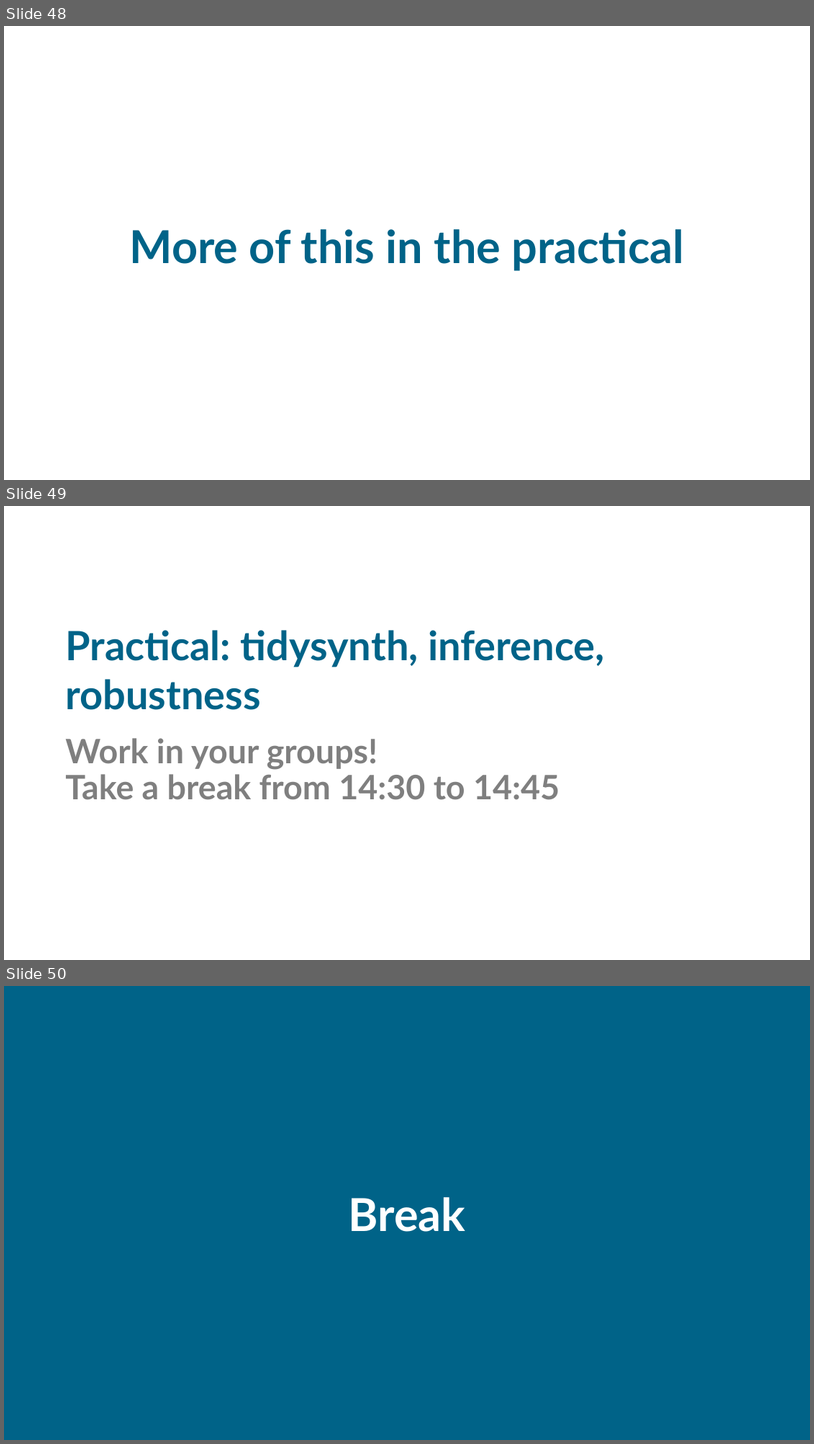
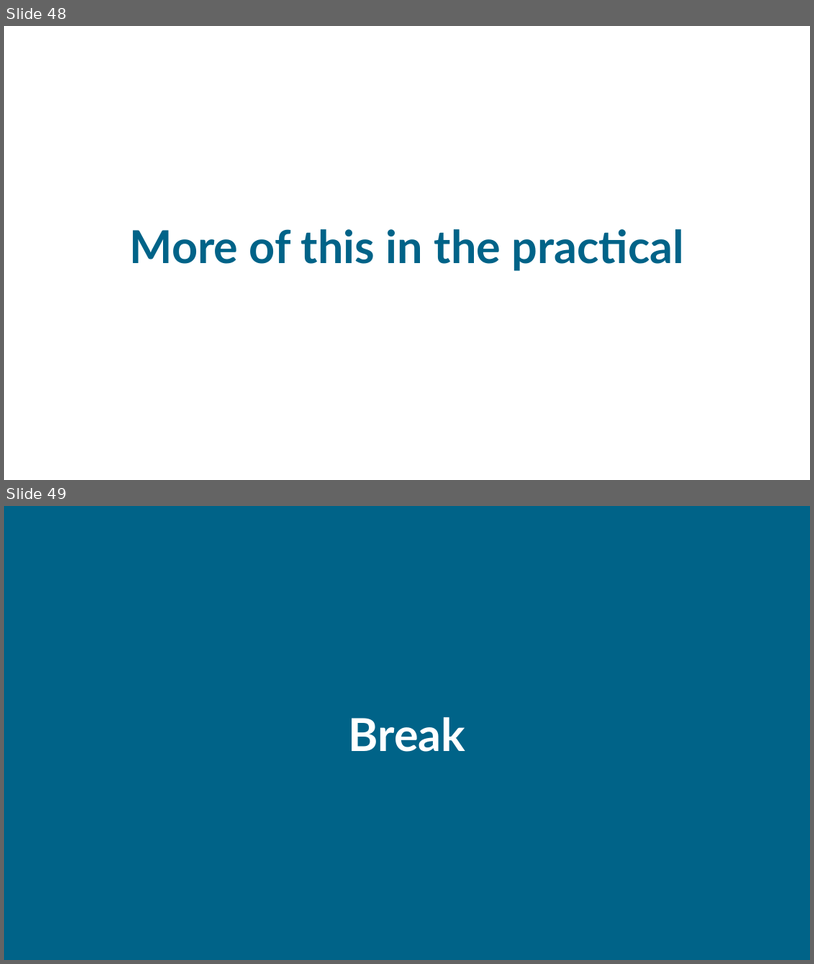
Before and after one commit to sodascience/workshop_causal_impact_assessment, a slide deck: lectures/03_synthetic_control/synthetic_control.pptx. Shown one above the other, each under a label of ours: slides 48, 49 and 50 before the commit, slides 48 and 49 after it. The pictures are 814x1444 and 814x964 pixels, drawn with LibreOffice and Linux fonts; fonts in the diff are those of the drawing. Boxes give left, top, right and bottom in pixels: in the first picture for what was removed or moved away, otherwise in the second. Text is boxed around its words. In the diff, an @@ line names an element or a change of style, - is before the commit and + after.

```diff
--- a/lectures/03_synthetic_control/synthetic_control.pptx
+++ b/lectures/03_synthetic_control/synthetic_control.pptx
@@ slide 49 removed at bbox=[4, 506, 810, 960], background #FFFFFF @@
@@ title removed at bbox=[65, 630, 605, 710] @@
-Practical: tidysynth, inference, robustness
@@ text removed at bbox=[65, 738, 560, 800] @@
-Work in your groups!
-Take a break from 14:30 to 14:45
@@ what was slide 50 is now slide 49 @@
```
Also in this commit, not shown: 1 slide changed, 2 other slides removed, 8 other files.
